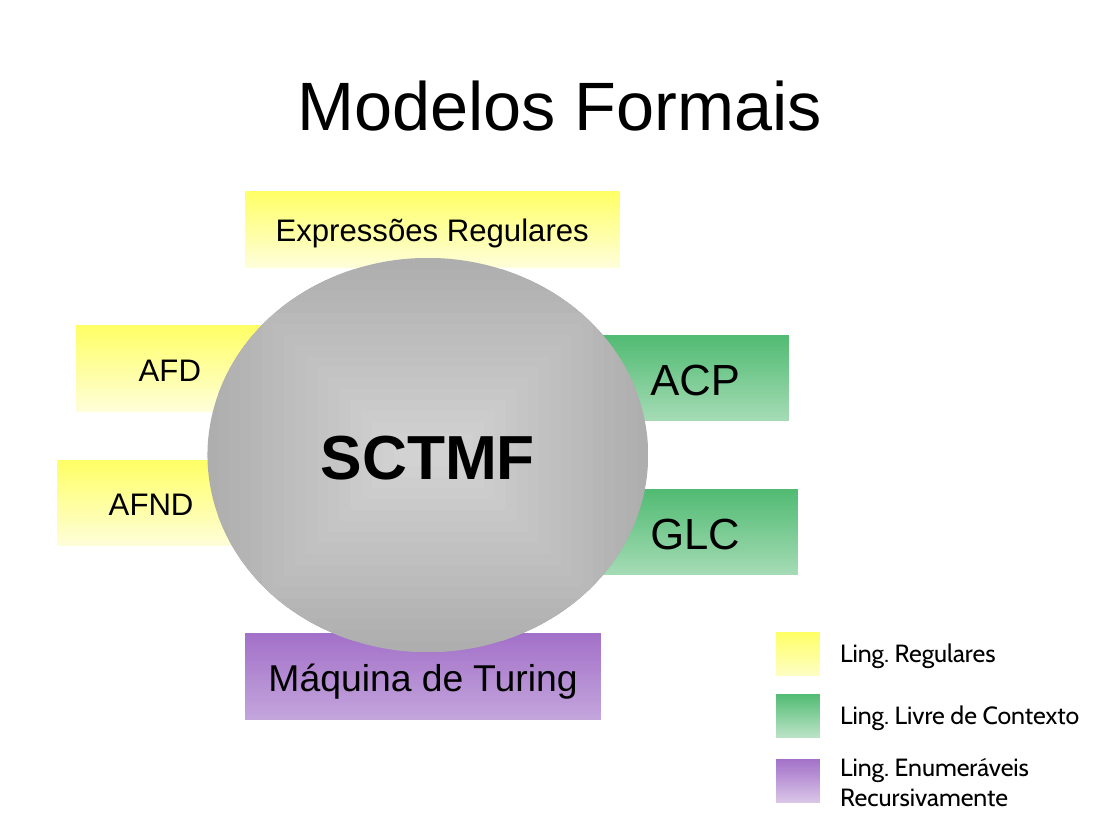
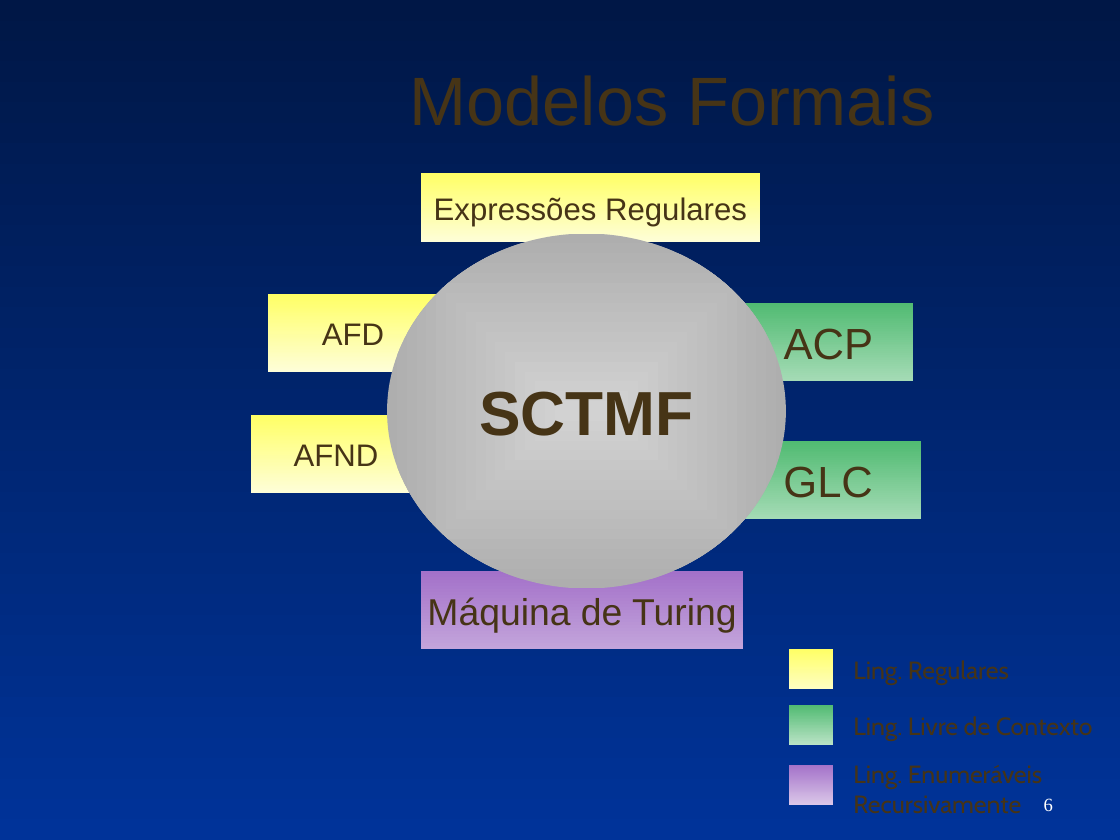
Before and after one commit to eduardoabreubg/sctmf, a slide deck: slide 6 of trunk/sctmf/documentation/Apresentação.ppt. Drawn at 1120x840 pixels with LibreOffice and Linux fonts; fonts in the diff are those of the drawing; background and template pictures are left out. Boxes give left, top, right and bottom in pixels: in the first picture for what was removed or moved away, otherwise in the second. Text is boxed around its words. In the diff, an @@ line names an element or a change of style, - is before the commit and + after.

```diff
--- a/trunk/sctmf/documentation/Apresentação.ppt
+++ b/trunk/sctmf/documentation/Apresentação.ppt
@@ background #FFFFFF to picture (left out) @@
@@ title "Modelos Formais": place and size @@
-title "Modelos Formais" at box(297, 80, 822, 131)
+title "Modelos Formais" at box(225, 28, 1120, 168)
@@ rectangle "Expressões Regulares": place and size @@
-rectangle "Expressões Regulares" at box(245, 190, 620, 268)
+rectangle "Expressões Regulares" at box(421, 174, 760, 243)
@@ ellipse "SCTMF": place and size @@
-ellipse "SCTMF" at box(207, 258, 648, 652)
+ellipse "SCTMF" at box(388, 234, 786, 589)
@@ rectangle "AFD": place and size @@
-rectangle "AFD" at box(76, 326, 263, 412)
+rectangle "AFD" at box(268, 295, 437, 372)
@@ rectangle "ACP": place and size @@
-rectangle "ACP" at box(601, 335, 790, 421)
+rectangle "ACP" at box(744, 302, 914, 380)
@@ text colour #000000 to #463416 in 11 elements at box(853, 765, 1042, 813), box(853, 716, 1093, 741), box(853, 660, 1009, 685), box(225, 28, 1120, 168), box(388, 234, 786, 589), box(744, 302, 914, 380), box(421, 174, 760, 243), box(735, 441, 922, 519), box(268, 295, 437, 372), box(421, 571, 744, 650), box(251, 416, 421, 493) @@
@@ rectangle "AFND": place and size @@
-rectangle "AFND" at box(57, 460, 244, 547)
+rectangle "AFND" at box(251, 416, 421, 493)
@@ rectangle "GLC": place and size @@
-rectangle "GLC" at box(591, 488, 797, 575)
+rectangle "GLC" at box(735, 441, 922, 519)
@@ rectangle "Máquina de Turing": place and size @@
-rectangle "Máquina de Turing" at box(245, 633, 601, 719)
+rectangle "Máquina de Turing" at box(421, 571, 744, 650)
@@ rectangle: place and size @@
-rectangle at box(776, 632, 820, 675)
+rectangle at box(790, 650, 833, 690)
@@ text "Ling. Regulares": place and size @@
-text "Ling. Regulares" at box(840, 643, 996, 667)
+text "Ling. Regulares" at box(853, 660, 1009, 685)
@@ rectangle: place and size @@
-rectangle at box(776, 693, 820, 737)
+rectangle at box(790, 706, 833, 746)
@@ text "Ling. Livre de Contexto": place and size @@
-text "Ling. Livre de Contexto" at box(840, 705, 1080, 729)
+text "Ling. Livre de Contexto" at box(853, 716, 1093, 741)
@@ rectangle: place and size @@
-rectangle at box(776, 759, 820, 803)
+rectangle at box(790, 765, 833, 805)
@@ text "Ling. Enumeráveis Recursivamente": place and size @@
-text "Ling. Enumeráveis Recursivamente" at box(840, 758, 1029, 807)
+text "Ling. Enumeráveis Recursivamente" at box(853, 765, 1042, 813)
@@ page number added at box(1044, 798, 1053, 812), 12 pt, text #FFFFFF @@
+6
```
Also in this commit, not shown: 15 other slides changed.
